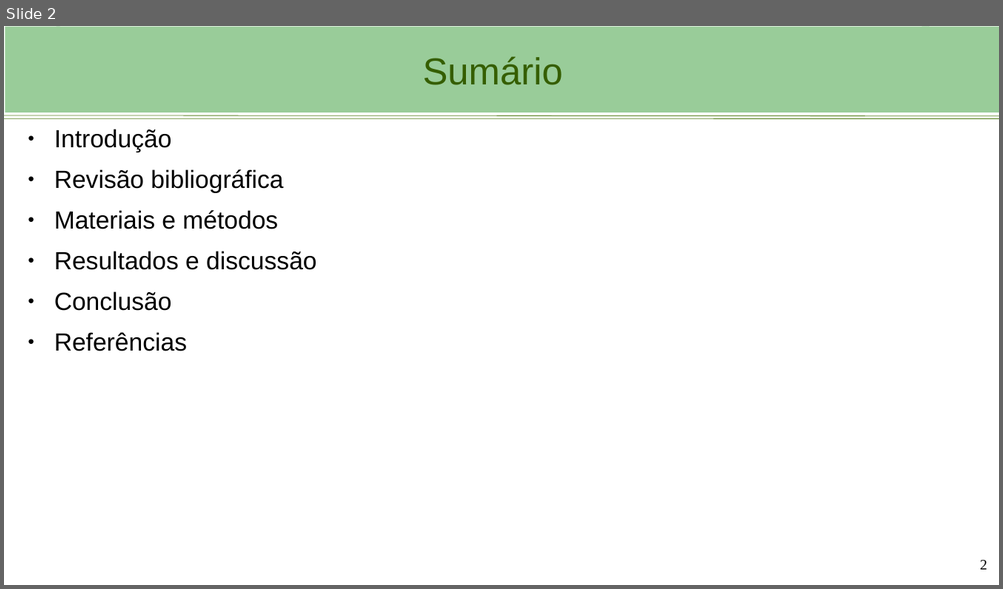
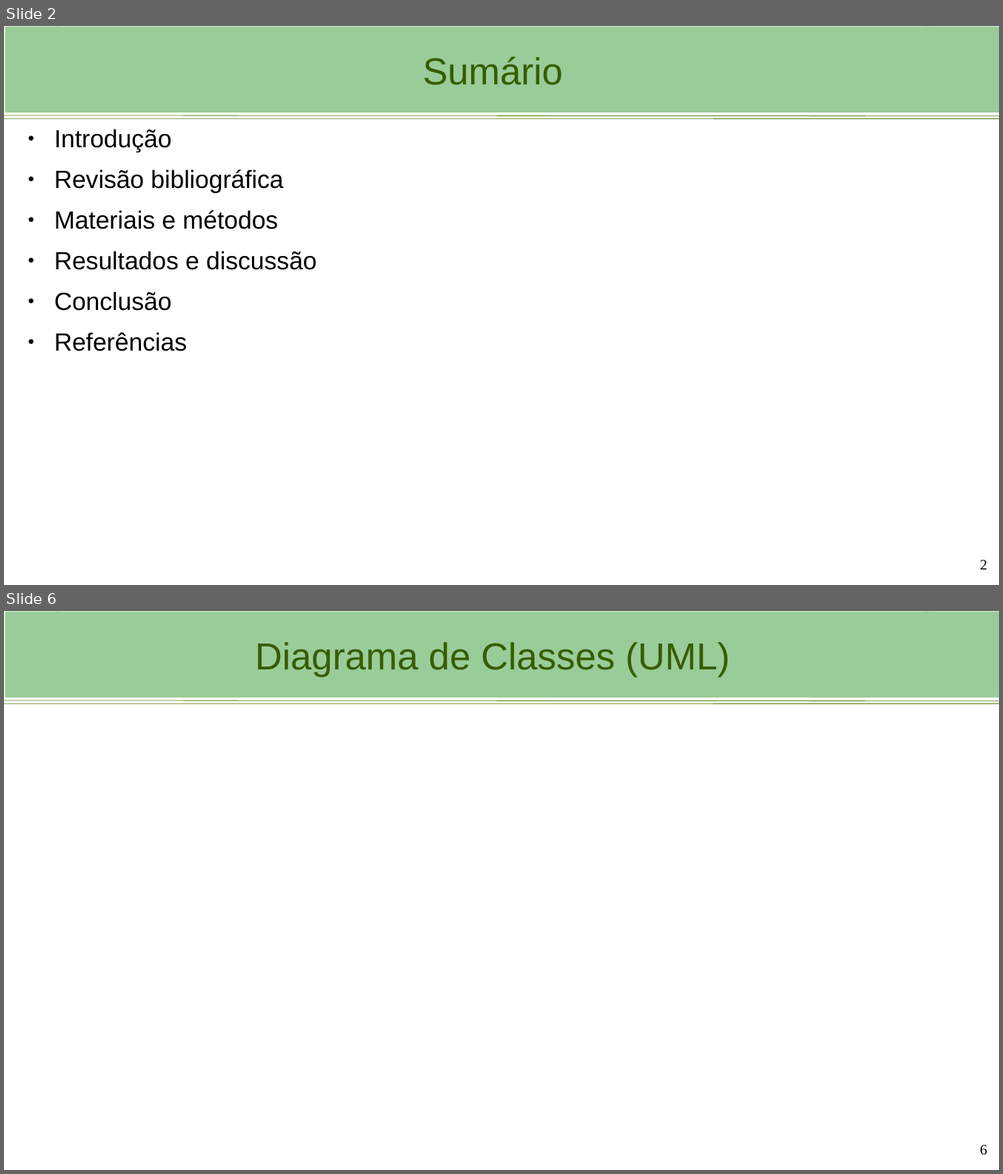
Before and after one commit to viniciusbrito1/progcart, a slide deck: projeto_modelo/docs/modelo.odp. Shown one above the other, each under a label of ours: slide 2 before the commit, slides 2 and 6 after it; the slides between them are not shown. The pictures are 1003x589 and 1003x1174 pixels, drawn with LibreOffice and Linux fonts; fonts in the diff are those of the drawing. Boxes give left, top, right and bottom in pixels: in the first picture for what was removed or moved away, otherwise in the second. Text is boxed around its words. In the diff, an @@ line names an element or a change of style, - is before the commit and + after.

```diff
--- a/projeto_modelo/docs/modelo.odp
+++ b/projeto_modelo/docs/modelo.odp
@@ slide 6 added at [4,611,999,1170], background #FFFFFF; not listed: 4 template elements that a slide beside it also shows @@
@@ title added at [57,612,929,698], fill #99CC99, 36.3 pt, text #355E00 @@
+Diagrama de Classes (UML)
@@ page number added at [979,1145,987,1156], 14 pt, text #000000 @@
+6
```
Also in this commit, not shown: 1 slide changed, 3 other slides added, 1 slide removed, 2 other files.
